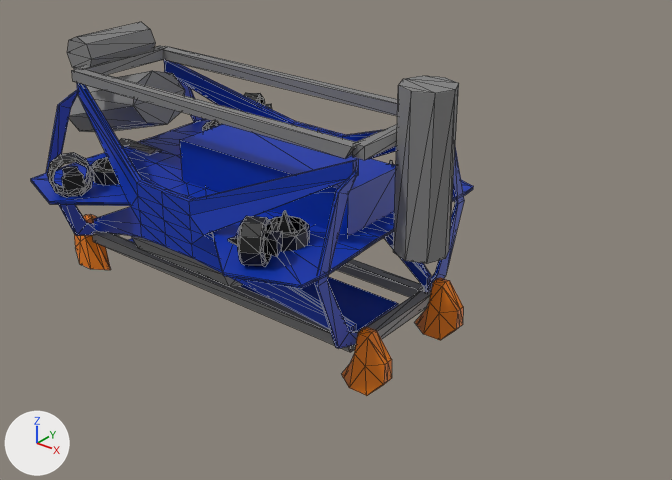
An edit to the COLLADA model src/subjugator/simulation/subjugator_description/urdf/meshes/Sub9.dae, drawn before and after from the same camera.
Rendered twice from a 50 mm camera at (1.275, -1.236, 0.701) aimed at (0.283, 0.003, -0.067). Every picture has the same lights, and +X, +Y and +Z are marked at lower left. Mesh edges are drawn as thin lines. Where no turn or scale is listed for an object, it has been applied to the vertices.

In view in the first picture: 'Bottom_Plate', 'Computer_Box', 'Connecting_Rods', 'Feet', 'Frame', 'Thrusters', 'Tubes'.
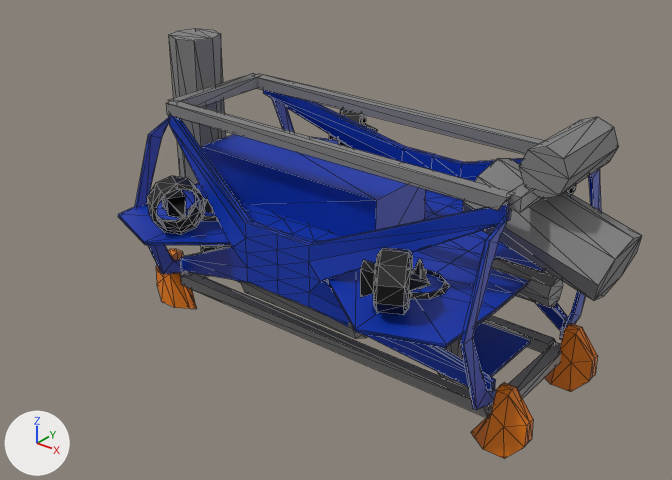
Where the newer file only moved an object's origin or applied its transform, the numbers keep the older frame.

The change, as a list of edits to the scene's bpy script:
```text
Change me_cube_021:
    where me_cube_021.from_pydata(...)  # 8 vertices, 12 faces; spans x -0.313..0.313, y -0.078..0.078, z -0.003..0.003
    me_cube_021 part 1: the whole mesh is moved by (0.275, 0.013, 0.016)
Change me_cube_012:
    used by ob_frame; location = (0.078, -0.013, -0.002); scale = (-0.0558, 0.00696, 0.0558)
    remove me_cube_012.from_pydata(...)  # 406 vertices, 784 faces; spans x -6.5..6.4, y -43.5..43.6, z -3.2..3.1
    add me_cube_012.from_pydata(...)  # 406 vertices, 784 faces; spans x 0.0..0.7, y -0.3..0.3, z -0.2..0.2
    me_cube_012 part 2: the loose piece of 66 vertices spanning x -6.4..6.3, y 15.2..31.8, z -3.0..3.1 is scaled about its middle by (-0.0558, 0.00696, 0.0558), then moved by (0.4, -23.3, -0.1)
    me_cube_012 part 3: the loose piece of 20 vertices spanning x 6.3..6.4, y 15.1..31.8, z -3.2..2.7 is scaled about its middle by (0.0558, 0.00696, 0.0558), then moved by (-5.7, -23.3, 0.2)
    me_cube_012 part 4: the loose piece of 20 vertices spanning x -6.4..-6.3, y 15.1..31.8, z -3.2..2.7 is scaled about its middle by (0.0558, 0.00696, 0.0558), then moved by (6.4, -23.3, 0.2)
    me_cube_012 part 5: the loose piece of 66 vertices spanning x -6.3..6.4, y -31.7..-15.1, z -3.0..3.1 is scaled about its middle by (0.0558, 0.00696, 0.0558), then moved by (0.3, 23.2, -0.1)
    me_cube_012 part 6: the loose piece of 20 vertices spanning x 6.3..6.4, y -31.8..-15.0, z -3.1..2.8 is scaled about its middle by (0.0558, 0.00696, 0.0558), then moved by (-5.7, 23.2, 0.2)
    me_cube_012 part 7: the loose piece of 20 vertices spanning x -6.4..-6.3, y -31.8..-15.0, z -3.1..2.8 is scaled about its middle by (0.0558, 0.00696, 0.0558), then moved by (6.4, 23.2, 0.2)
    me_cube_012 part 8: a new loose piece of 194 vertices spanning x 0.0..0.7, y -0.3..0.3, z 0.0, in mat_blue (blue #0034b0)
    me_cube_012 part 9: 194 vertices removed from x -6.5..6.4, y -43.5..43.6, z 0.0..0.1
Remove ob_thrusters:
    ob_thrusters = bpy.data.objects.new('Thrusters', me_torus)
Change ob_feet:
    ob_feet.location: (0.079, -0.013, -0.205) -> (0.35, -0.013, -0.205)
Change ob_frame:
    ob_frame.scale: (-0.0558, 0.00696, 0.0558) -> (1.0, 1.0, 1.0)
    ob_frame.location: (0.078, -0.013, -0.002) -> (0.0, 0.0, 0.0)
Change ob_tubes:
    ob_tubes.location: (-0.284, -0.012, 0.093) -> (0.718, -0.012, 0.093)
    ob_tubes.rotation_euler: (1.282, 0.0, 1.571) -> (1.282, 0.0, -1.571)  # degrees (73, 0, 90) -> degrees (73, 0, -90)
Change ob_connecting_rods:
    ob_connecting_rods.location: (0.074, -0.014, 0.003) -> (0.352, -0.014, -0.01)
Change ob_computer_box:
    ob_computer_box.location: (0.029, 0.0, 0.026) -> (0.089, 0.0, 0.026)
Add ob_blh:
    ob_blh = bpy.data.objects.new('BLH', me_torus_001)  # 76 vertices, 148 faces; spans x -0.0455..0.0501, y -0.0478..0.0509, z -0.0488..0.0477; in mat_material_002 (black #000000)
    ob_blh.location = (0.127, 0.248, 0.054)
Add ob_brh:
    ob_brh = bpy.data.objects.new('BRH', me_torus_008)  # 76 vertices, 148 faces; spans x -0.0458..0.0498, y -0.0507..0.048, z -0.0488..0.0477; in mat_material_001 (black #000000)
    ob_brh.location = (0.127, -0.248, 0.049)
Add ob_flh:
    ob_flh = bpy.data.objects.new('FLH', me_torus_009)  # 76 vertices, 148 faces; spans x -0.0458..0.0498, y -0.0507..0.048, z -0.0488..0.0477; in mat_material_003 (black #000000)
    ob_flh.location = (0.587, 0.248, 0.054)
Add ob_frh:
    ob_frh = bpy.data.objects.new('FRH', me_torus_010)  # 76 vertices, 148 faces; spans x -0.0455..0.0501, y -0.0478..0.0509, z -0.0488..0.0477; in mat_material_004 (black #000000)
    ob_frh.location = (0.587, -0.248, 0.054)
Add ob_frv:
    ob_frv = bpy.data.objects.new('FRV', me_torus_004)  # 76 vertices, 148 faces; spans x -0.0477..0.0488, y -0.0455..0.0457, z -0.0556..0.0725; in mat_material_007 (black #000000)
    ob_frv.location = (0.572, -0.149, -0.029)
Add ob_brv:
    ob_brv = bpy.data.objects.new('BRV', me_torus_005)  # 76 vertices, 148 faces; spans x -0.0477..0.0488, y -0.0455..0.0457, z -0.0556..0.0725; in mat_material_008 (black #000000)
    ob_brv.location = (0.114, -0.149, -0.029)
```

What differs and where, as boxes (x1, y1, x2, y2) in the pictures (672 x 480 px; the box of a moved part takes in the faces that stretch with it):
'Frame', reshaped, moved, rescaled (9% wider, 11% taller)
    before: (31, 60, 473, 348)
    after: (118, 90, 601, 410)
'Tubes', moved, turned
    before: (67, 22, 459, 287)
    after: (169, 28, 642, 381)
'Connecting_Rods', moved
    before: (72, 46, 431, 352)
    after: (166, 73, 561, 418)
'Computer_Box', moved
    before: (180, 124, 396, 236)
    after: (201, 134, 426, 237)
'Feet', moved
    before: (74, 214, 463, 396)
    after: (156, 249, 598, 458)
'Thrusters', deleted
    before: (47, 93, 394, 267)
'Bottom_Plate', mesh moved
    before: (129, 238, 398, 331)
    after: (236, 280, 531, 377)
'FRH', added
    after: (360, 248, 430, 315)
'BRH', added
    after: (147, 176, 205, 235)
'FRV', added
    after: (410, 259, 449, 299)
'BRV', added
    after: (187, 199, 229, 252)
'BLH', added
    after: (329, 109, 377, 148)
'FLH', added
    after: (567, 185, 576, 194)
part 2 of me_cube_012, moved or reshaped
    before: (164, 60, 431, 288)
    after: (263, 90, 567, 331)
part 3 of me_cube_012, moved or reshaped
    before: (179, 81, 203, 122)
    after: (560, 169, 601, 340)
part 4 of me_cube_012, moved or reshaped
    before: (425, 147, 464, 292)
    after: (272, 99, 294, 132)
part 5 of me_cube_012, moved or reshaped
    before: (76, 82, 358, 331)
    after: (168, 115, 511, 390)
part 6 of me_cube_012, moved or reshaped
    before: (46, 90, 95, 236)
    after: (460, 216, 509, 410)
part 7 of me_cube_012, moved or reshaped
    before: (315, 170, 359, 348)
    after: (135, 118, 186, 274)
part 8 of me_cube_012, added (blue)
    after: (118, 137, 546, 348)
part 9 of me_cube_012, deleted (blue)
    before: (31, 119, 473, 289)
